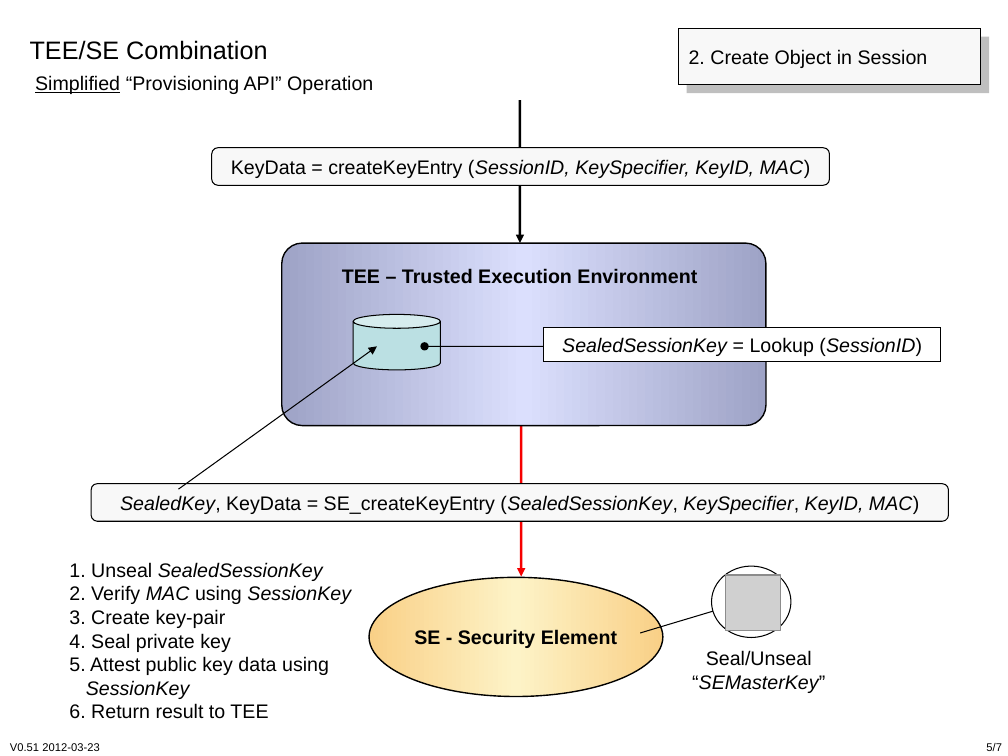
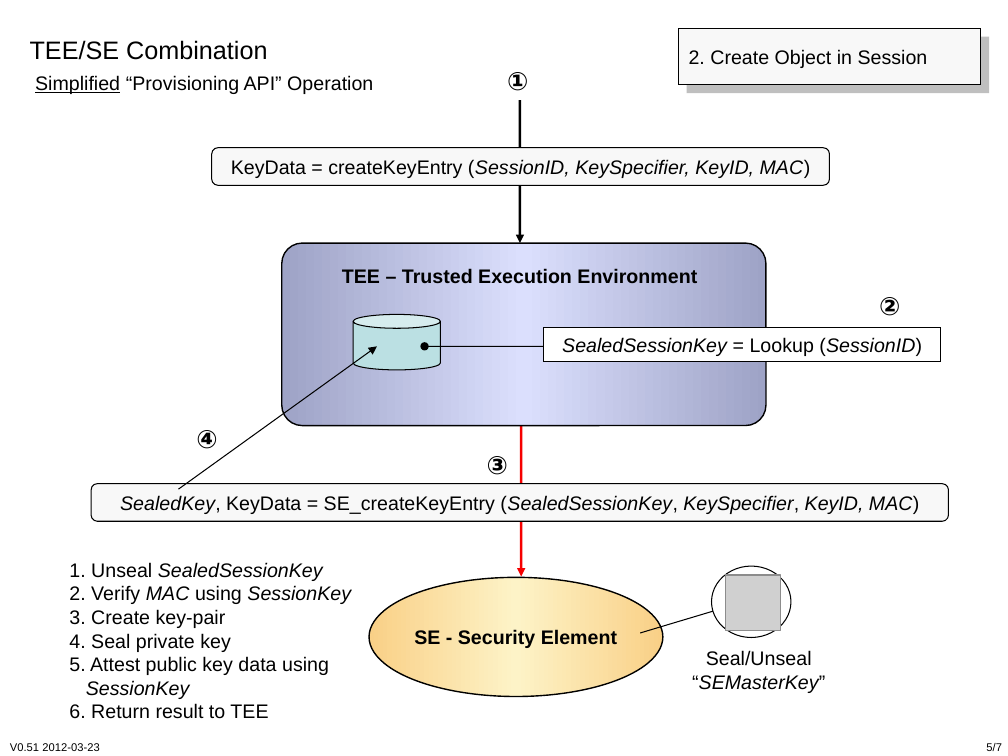
Before and after one commit to cyberphone/openkeystore.old, a slide deck: slide 5 of trunk/resources/docs/tee-se-combo.ppt. Drawn at 1008x756 pixels with LibreOffice and Linux fonts; fonts in the diff are those of the drawing; grey boxes stand for pictures. Boxes give left, top, right and bottom in pixels: in the first picture for what was removed or moved away, otherwise in the second. Text is boxed around its words. In the diff, an @@ line names an element or a change of style, - is before the commit and + after.

```diff
--- a/trunk/resources/docs/tee-se-combo.ppt
+++ b/trunk/resources/docs/tee-se-combo.ppt
@@ text added at [507,72,528,91], 18 pt, text #000000, bold @@
+①
@@ text added at [879,297,900,316], 18 pt, text #000000, bold @@
+②
@@ text added at [196,430,217,449], 18 pt, text #000000, bold @@
+④
@@ text added at [487,456,508,475], 18 pt, text #000000, bold @@
+③
```
Also in this commit, not shown: 2 other slides changed, 1 other file.
